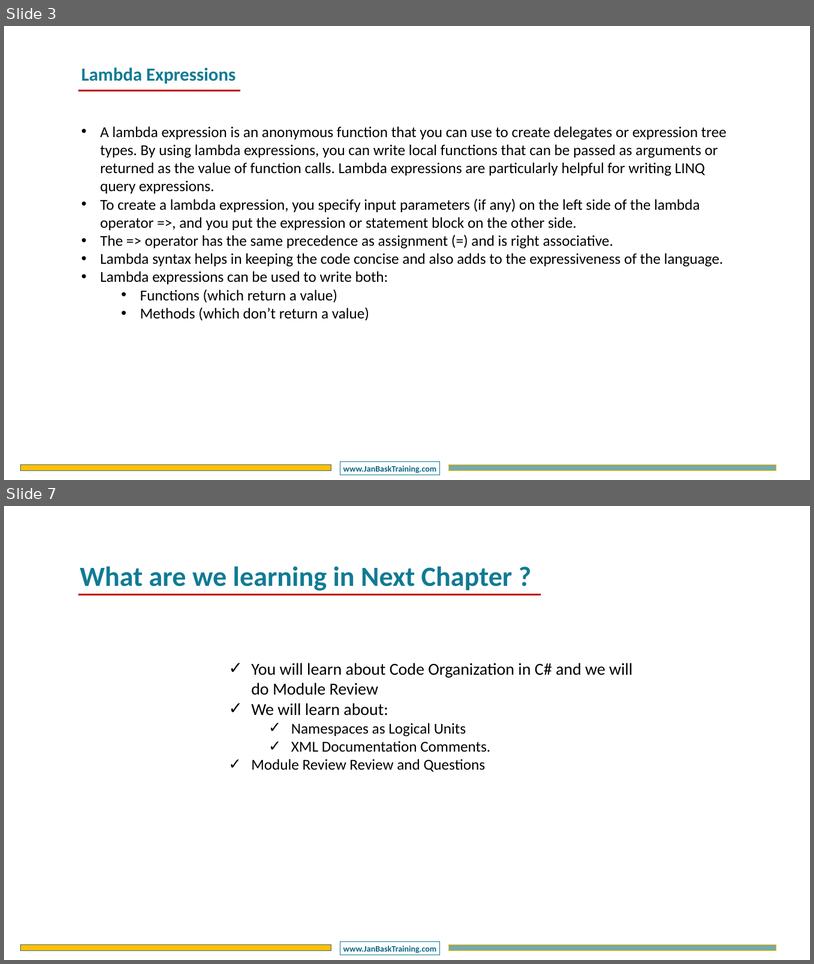
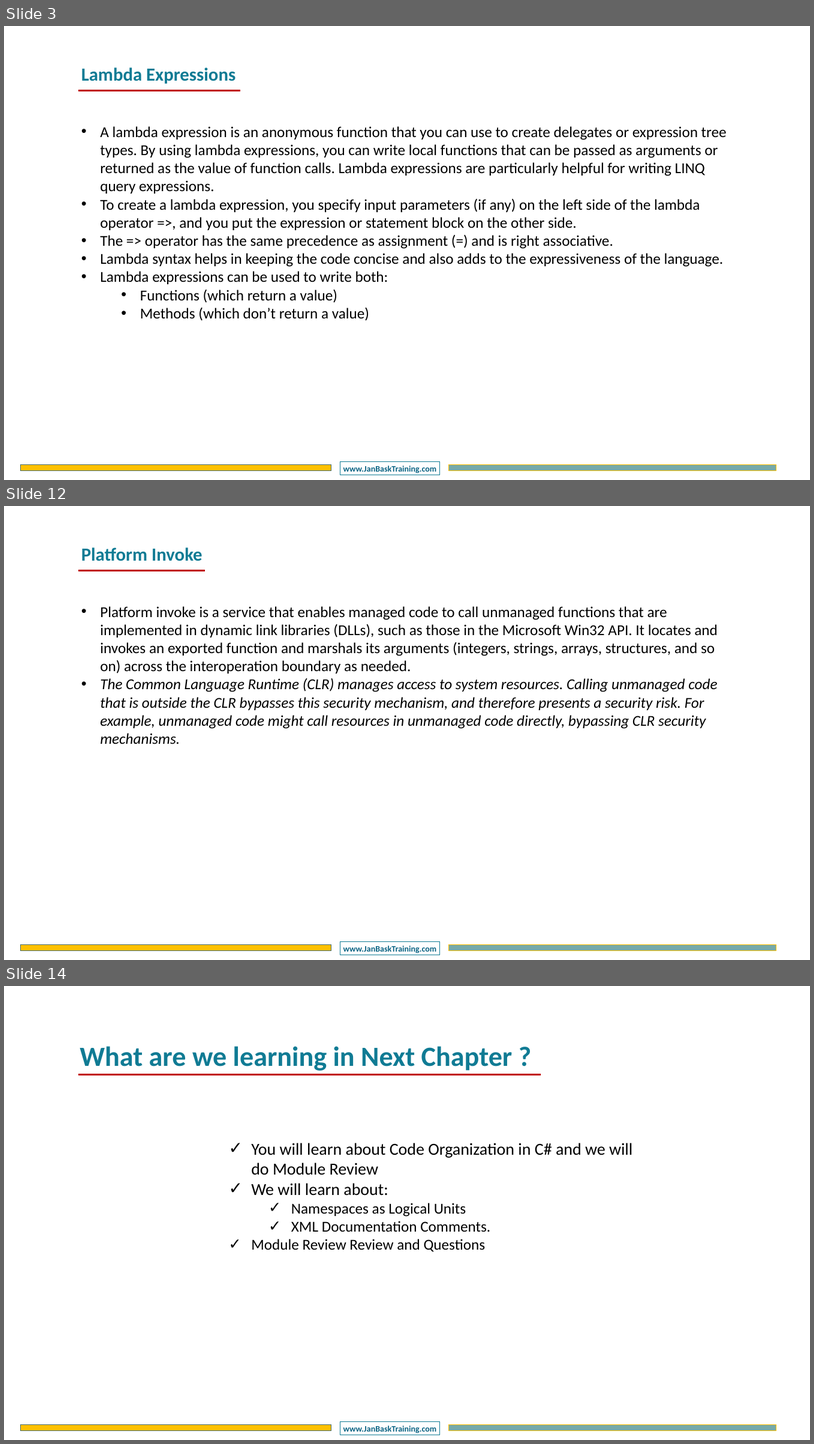
Before and after one commit to DotNetTraining/DotNetEssentials, a slide deck: slides/OOPC/OOPC - Chapter4.pptx. Shown one above the other, each under a label of ours: slides 3 and 7 before the commit, slides 3, 12 and 14 after it; the slides between them are not shown. The pictures are 814x964 and 814x1444 pixels, drawn with LibreOffice and Linux fonts; fonts in the diff are those of the drawing; background and template pictures are left out. Boxes give left, top, right and bottom in pixels: in the first picture for what was removed or moved away, otherwise in the second. Text is boxed around its words. In the diff, an @@ line names an element or a change of style, - is before the commit and + after.

```diff
--- a/slides/OOPC/OOPC - Chapter4.pptx
+++ b/slides/OOPC/OOPC - Chapter4.pptx
@@ slide 12 added at [4, 506, 810, 960], background #FFFFFF; not listed: 3 template elements that a slide beside it also shows @@
@@ text added at [81, 547, 203, 561], 44 pt, text #107B94, bold @@
+Platform Invoke
@@ line added from (78, 571) to (205, 571), #C00000 4.5 pt @@
@@ text added at [100, 606, 718, 744], 36 pt, text #000000 @@
+• Platform invoke is a service that enables managed code to call unmanaged functions that are implemented in dynamic link libraries (DLLs), such as those in the Microsoft Win32 API. It locates and invokes an exported function and marshals its arguments (integers, strings, arrays, structures, and so on) across the interoperation boundary as needed.
+• The Common Language Runtime (CLR) manages access to system resources. Calling unmanaged code that is outside the CLR bypasses this security mechanism, and therefore presents a security risk. For example, unmanaged code might call resources in unmanaged code directly, bypassing CLR security mechanisms.
@@ what was slide 7 is now slide 14 @@
```
Also in this commit, not shown: 3 slides changed, 6 other slides added, 5 other files.
